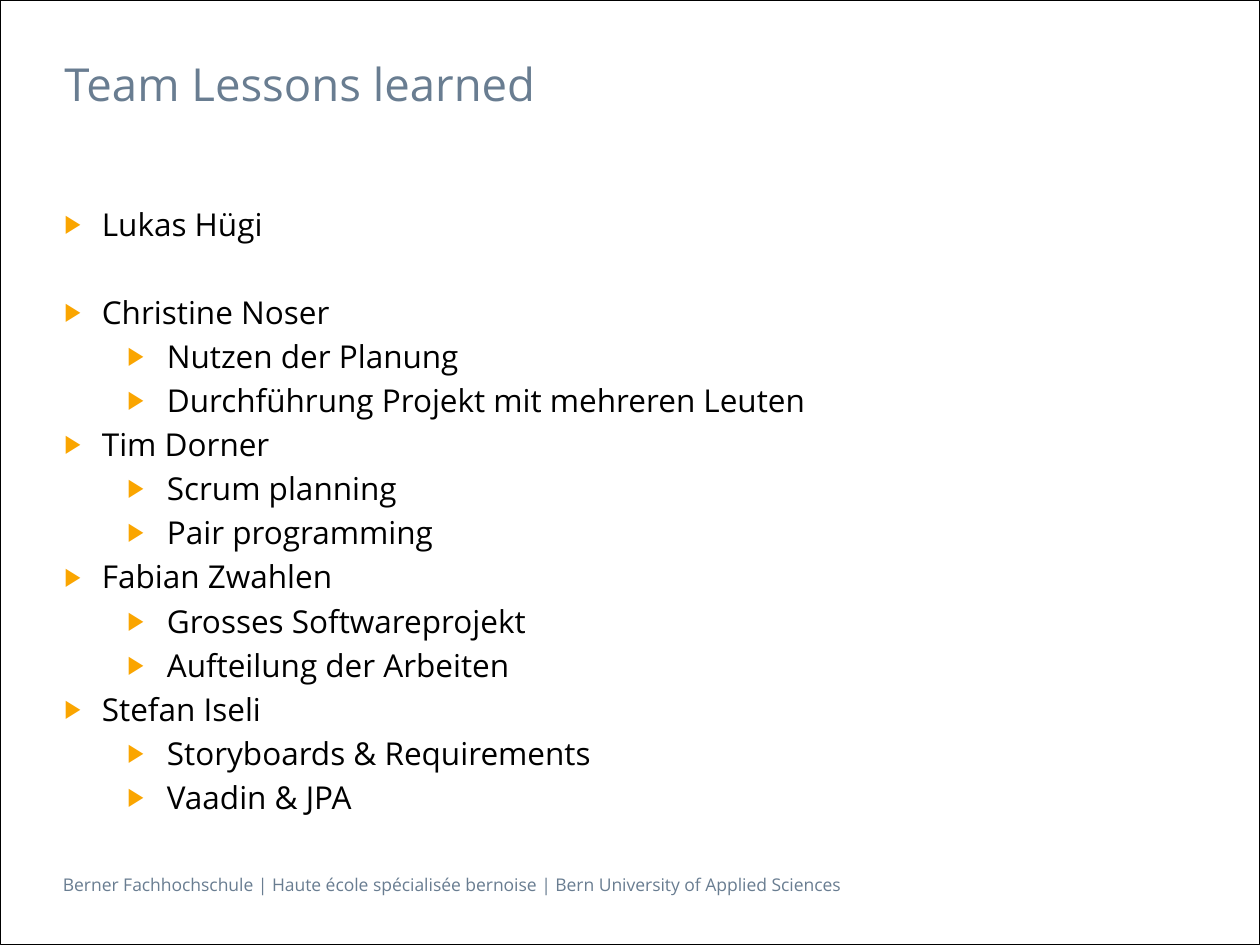
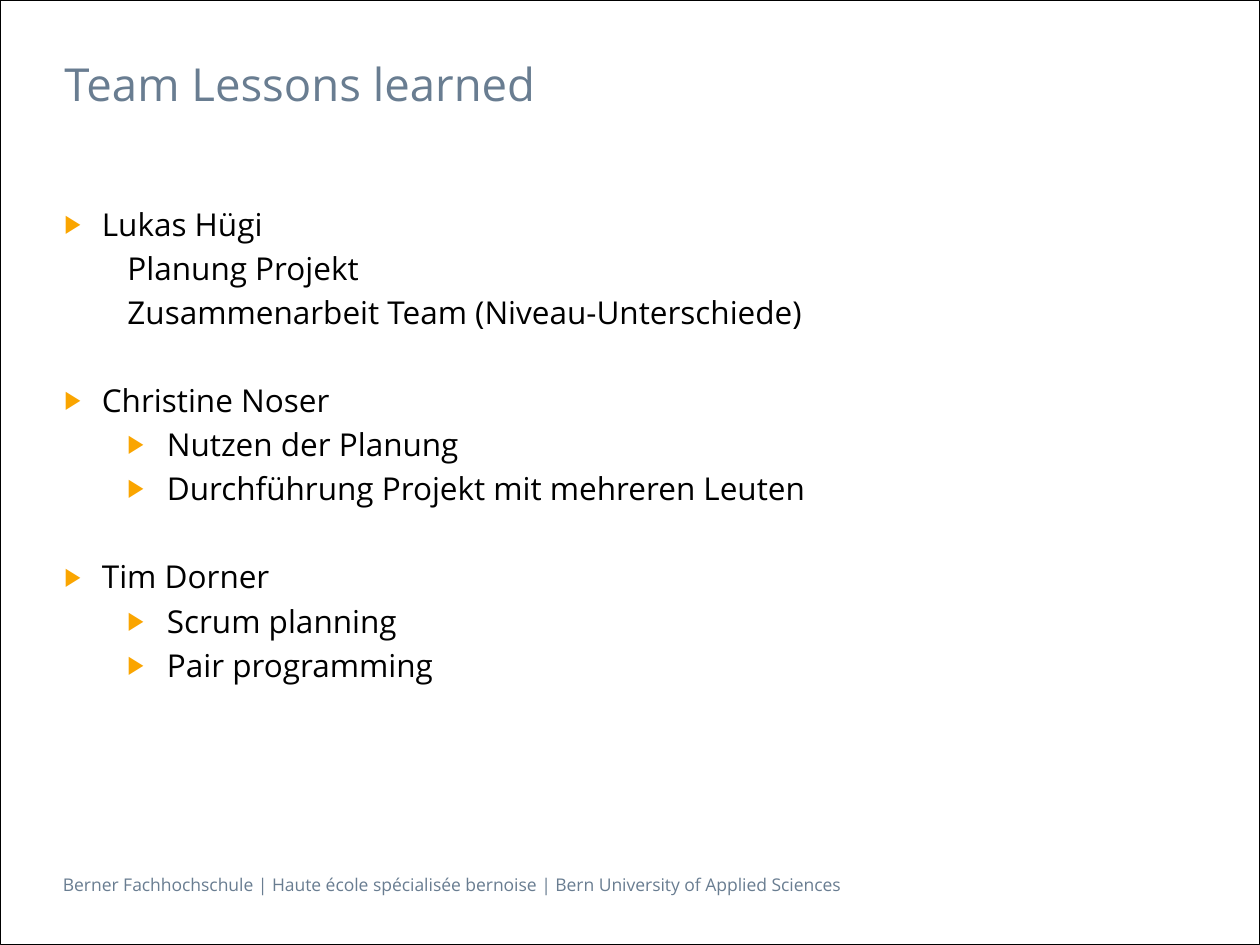
Before and after one commit to isels1/ch.bfh.btx8081.w2015.blue, a slide deck: slide 19 of doc/task14/Task14.pptx (slide 16 before the commit). Drawn at 1260x945 pixels with LibreOffice and Linux fonts; fonts in the diff are those of the drawing. Boxes give left, top, right and bottom in pixels: in the first picture for what was removed or moved away, otherwise in the second. Text is boxed around its words. In the diff, an @@ line names an element or a change of style, - is before the commit and + after.

```diff
--- a/doc/task14/Task14.pptx
+++ b/doc/task14/Task14.pptx
@@ text at bbox=[127, 256, 801, 329]: paragraphs added @@
+Planung Projekt
+Zusammenarbeit Team (Niveau-Unterschiede)
@@ text at bbox=[102, 564, 591, 815]: paragraphs removed @@
-▶ Fabian Zwahlen
-  ▶ Grosses Softwareprojekt
-  ▶ Aufteilung der Arbeiten
-▶ Stefan Iseli
-  ▶ Storyboards & Requirements
-  ▶ Vaadin & JPA
```
Also in this commit, not shown: 3 other slides changed, 4 slides added.
